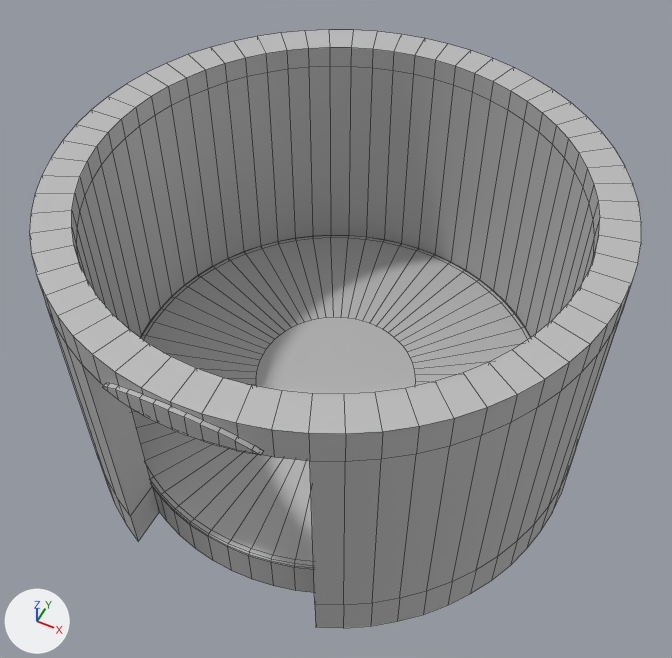
Renders of the FBX model DrBounce-UnityProject/Assets/Art/Models/Environment/elevator_base.fbx from each side of a commit.
Rendered twice from a camera (50 mm lens) standing at (4.35, -8.69, 12.07) and looking at (0.11, -0.2, 1.46). Arrows for +X, +Y and +Z are at lower left; the lights stay in place. Mesh edges are drawn as thin lines. Where no turn or scale is listed for an object, it has been applied to the vertices. Vertices at the same position are counted once.

Before the edit, the objects in view are built like this:
```python
me_mesh = bpy.data.meshes.new('Mesh')
me_mesh.from_pydata(...)  # 888 vertices, 807 faces; spans x -4.0..4.0, y -4.06..4.0, z -0.75..4.02
me_mesh.materials.append(mat_lambert1)  # grey #bcbcbc
ob_elevator_base = bpy.data.objects.new('elevator_base', me_mesh)
ob_elevator_base.location = (0.0, 0.0, 0.0)
```
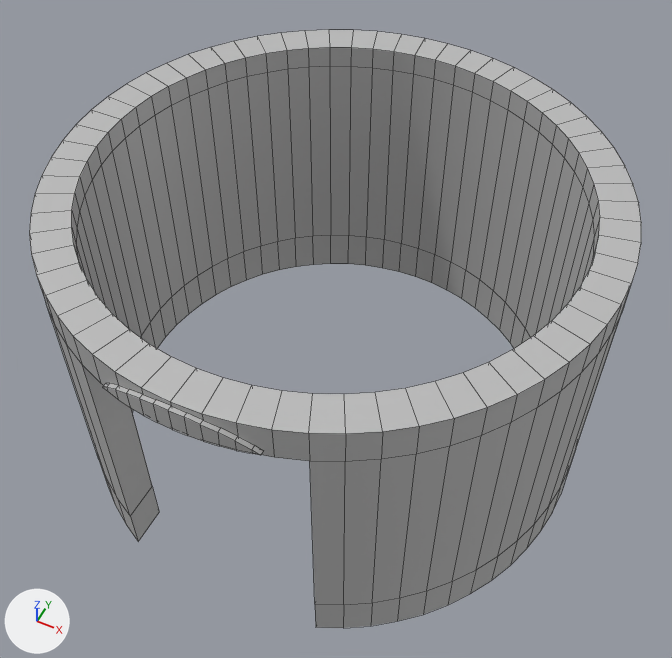
Edits to the bpy script that builds the scene:
```text
Change me_mesh:
    used by ob_elevator_base; location = (0.0, 0.0, 0.0)
    remove me_mesh.from_pydata(...)  # 888 vertices, 807 faces; spans x -4.0..4.0, y -4.06..4.0, z -0.75..4.02
    add me_mesh.from_pydata(...)  # 541 vertices, 486 faces; spans x -4.0..4.0, y -4.06..4.0, z -0.75..4.02
    me_mesh part 1: 347 vertices removed from x -3.47..3.47, y -3.47..3.47, z -0.75..0.03
```

What differs and where, as boxes (x1, y1, x2, y2) in the pictures (672 x 658 px):
part 1 of me_mesh, deleted: before (131, 235, 531, 593)
